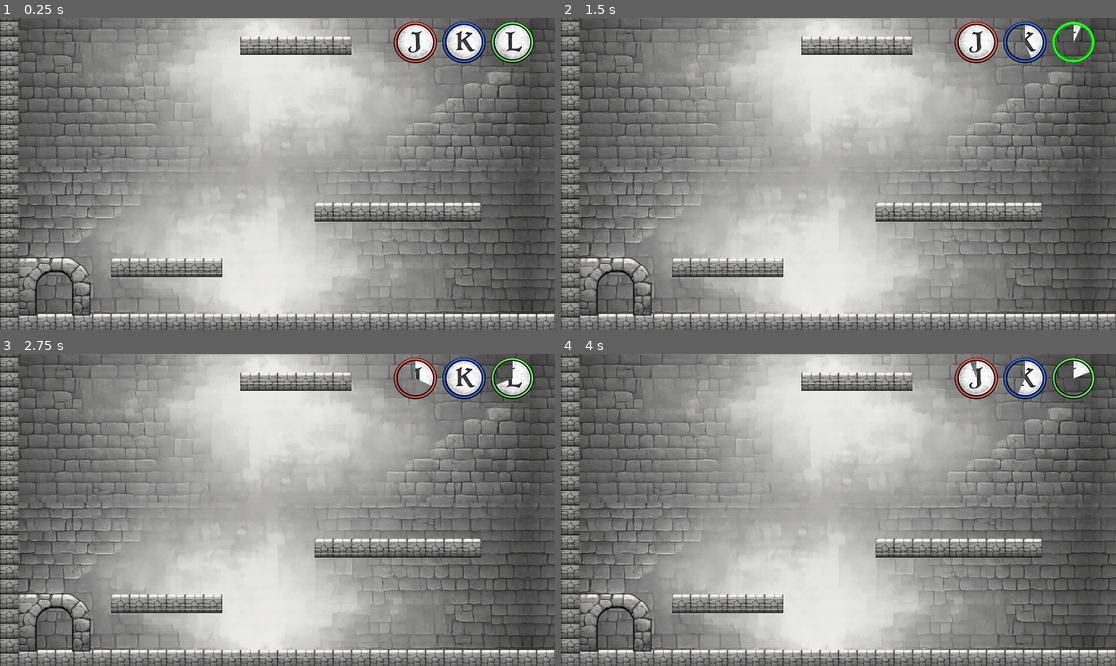
Above: before the commit, frames 1-4 (two rows, left to right).
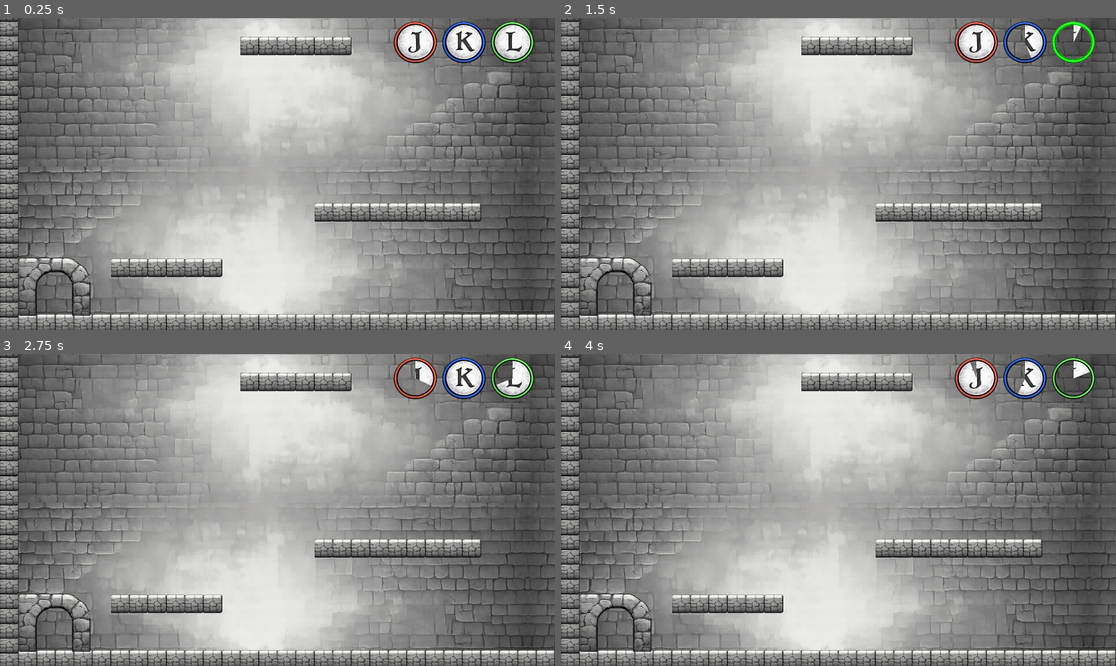
Above: after the commit, the same moments.

Repository: Luciosv/run-mask
Game: Godot game, scene res://scenes/tutorialLayers.tscn
The game is run twice, just before and just after one commit, with the same random seed, the same clock (stepped at 60 frames per second) and the same inputs.
Inputs:
- Up to frame 1 (0.25 s): no input
- Up to frame 2 (1.5 s): tap Enter at 0.5 s; hold D (right) from 0.53 s (still down); tap K (blue_color) at 0.6 s; tap Space (jump) at 0.77 s; tap L (green_color) at 1.35 s
- Up to frame 3 (2.75 s): tap Space (jump) at 1.52 s; release D (right) at 2.03 s; hold A (left) from 2.03 s (still down); tap J (red_color) at 2.1 s
- Up to frame 4 (4 s): release A (left) at 2.78 s; hold D (right) from 2.78 s (still down); tap K (blue_color) at 2.85 s; tap Space (jump) at 3.02, 3.77 s; tap L (green_color) at 3.6 s

The runs differ from the first frame. In frame 1, 3.1% of the frame differs, in the area x 0-100%, y 0-100%; in frame 2, 3.1%; in frame 3, 3.1%; in frame 4, 3.1%.

Commit message:
subi un nuevo tileset por si llegamos a usarlo

Diff:
--- a/scenes/tutorial.tscn
+++ b/scenes/tutorial.tscn
@@ -4509,8 +4509,7 @@
 
 [sub_resource type="TileSetAtlasSource" id="TileSetAtlasSource_0epgs"]
 texture = ExtResource("3_ph3nu")
-margins = Vector2i(2, 1)
-texture_region_size = Vector2i(16, 15)
+margins = Vector2i(1, 2)
 0:0/0 = 0
 0:0/0/physics_layer_0/polygon_0/points = PackedVector2Array(-8, -8, 8, -8, 8, 8, -8, 8)
 1:0/0 = 0
--- a/scenes/tutorialLayers.tscn
+++ b/scenes/tutorialLayers.tscn
@@ -2,6 +2,7 @@
 
 [ext_resource type="Texture2D" uid="uid://dt0ix3umnjfva" path="res://art/Sprites/Background.png" id="1_x7myj"]
 [ext_resource type="Texture2D" uid="uid://okhyvt44jc76" path="res://art/Sprites/Block11.png" id="3_8y14e"]
+[ext_resource type="Texture2D" uid="uid://bqbhm477v8ir" path="res://art/Sprites/Block11_2.png" id="3_k0oli"]
 [ext_resource type="Texture2D" uid="uid://be5hsj06u7ajm" path="res://addons/kenney_particle_pack/twirl_01.png" id="4_8y14e"]
 [ext_resource type="Texture2D" uid="uid://14fdmvel5nm5" path="res://art/Sprites/Arc.png" id="4_wfn75"]
 [ext_resource type="Texture2D" uid="uid://ci3gmfuippu3a" path="res://addons/kenney_particle_pack/fire_02.png" id="4_x7myj"]
@@ -1011,7 +1012,6 @@
 [sub_resource type="TileSetAtlasSource" id="TileSetAtlasSource_4kmhl"]
 texture = ExtResource("3_8y14e")
 margins = Vector2i(2, 1)
-texture_region_size = Vector2i(16, 15)
 0:0/0 = 0
 1:0/0 = 0
 2:0/0 = 0
@@ -1038,7 +1038,36 @@
 3:4/0 = 0
 4:4/0 = 0
 
+[sub_resource type="TileSetAtlasSource" id="TileSetAtlasSource_ime57"]
+texture = ExtResource("3_k0oli")
+0:0/0 = 0
+1:0/0 = 0
+2:0/0 = 0
+3:0/0 = 0
+4:0/0 = 0
+0:1/0 = 0
+1:1/0 = 0
+2:1/0 = 0
+3:1/0 = 0
+4:1/0 = 0
+0:2/0 = 0
+1:2/0 = 0
+2:2/0 = 0
+3:2/0 = 0
+4:2/0 = 0
+0:3/0 = 0
+1:3/0 = 0
+2:3/0 = 0
+3:3/0 = 0
+4:3/0 = 0
+0:4/0 = 0
+1:4/0 = 0
+2:4/0 = 0
+3:4/0 = 0
+4:4/0 = 0
+
 [sub_resource type="TileSet" id="TileSet_cq4me"]
+sources/4 = SubResource("TileSetAtlasSource_ime57")
 sources/0 = SubResource("TileSetAtlasSource_4kmhl")
 
 [sub_resource type="TileSetAtlasSource" id="TileSetAtlasSource_6yjpi"]
@@ -1216,6 +1245,37 @@
 [sub_resource type="TileSet" id="TileSet_6yjpi"]
 sources/0 = SubResource("TileSetAtlasSource_cq4me")
 
+[sub_resource type="TileSetAtlasSource" id="TileSetAtlasSource_slh72"]
+texture = ExtResource("3_8y14e")
+0:0/0 = 0
+1:0/0 = 0
+2:0/0 = 0
+3:0/0 = 0
+4:0/0 = 0
+0:1/0 = 0
+1:1/0 = 0
+2:1/0 = 0
+3:1/0 = 0
+4:1/0 = 0
+0:2/0 = 0
+1:2/0 = 0
+2:2/0 = 0
+3:2/0 = 0
+4:2/0 = 0
+0:3/0 = 0
+1:3/0 = 0
+2:3/0 = 0
+3:3/0 = 0
+4:3/0 = 0
+0:4/0 = 0
+1:4/0 = 0
+2:4/0 = 0
+3:4/0 = 0
+4:4/0 = 0
+
+[sub_resource type="TileSet" id="TileSet_u6chy"]
+sources/0 = SubResource("TileSetAtlasSource_slh72")
+
 [sub_resource type="CanvasItemMaterial" id="CanvasItemMaterial_x1bfg"]
 
 [sub_resource type="Curve" id="Curve_lo2j2"]
@@ -1263,6 +1323,9 @@
 scale = Vector2(1.4, 1.4)
 tile_map_data = PackedByteArray("AAAMACUAAAABAAAAABALACUAAAACAAAAABAKACUAAAADAAAAABAJACUAAAAEAAAAABAIACUAAAAFAAAAABAHAC …(2160 unchanged characters)…
 tile_set = SubResource("TileSet_6yjpi")
+
+[node name="TileMapLayer" type="TileMapLayer" parent="Scene" unique_id=1650239799]
+tile_set = SubResource("TileSet_u6chy")
 
 [node name="Masks" type="Node2D" parent="." unique_id=1515497194]
 visible = false
Binary file changed: art/Sprites/Block11.png
Binary file added: art/Sprites/Block11_2.png
Not shown, added: art/Sprites/Block11_2.png.import
Binary file added: art/tileset/tileset2.png
Not shown, added: art/tileset/tileset2.png.import
